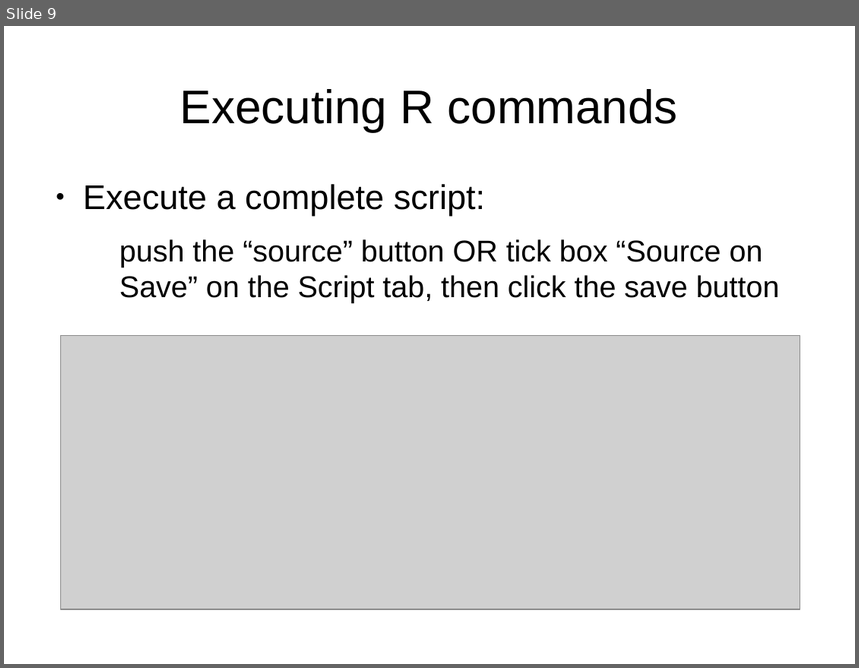
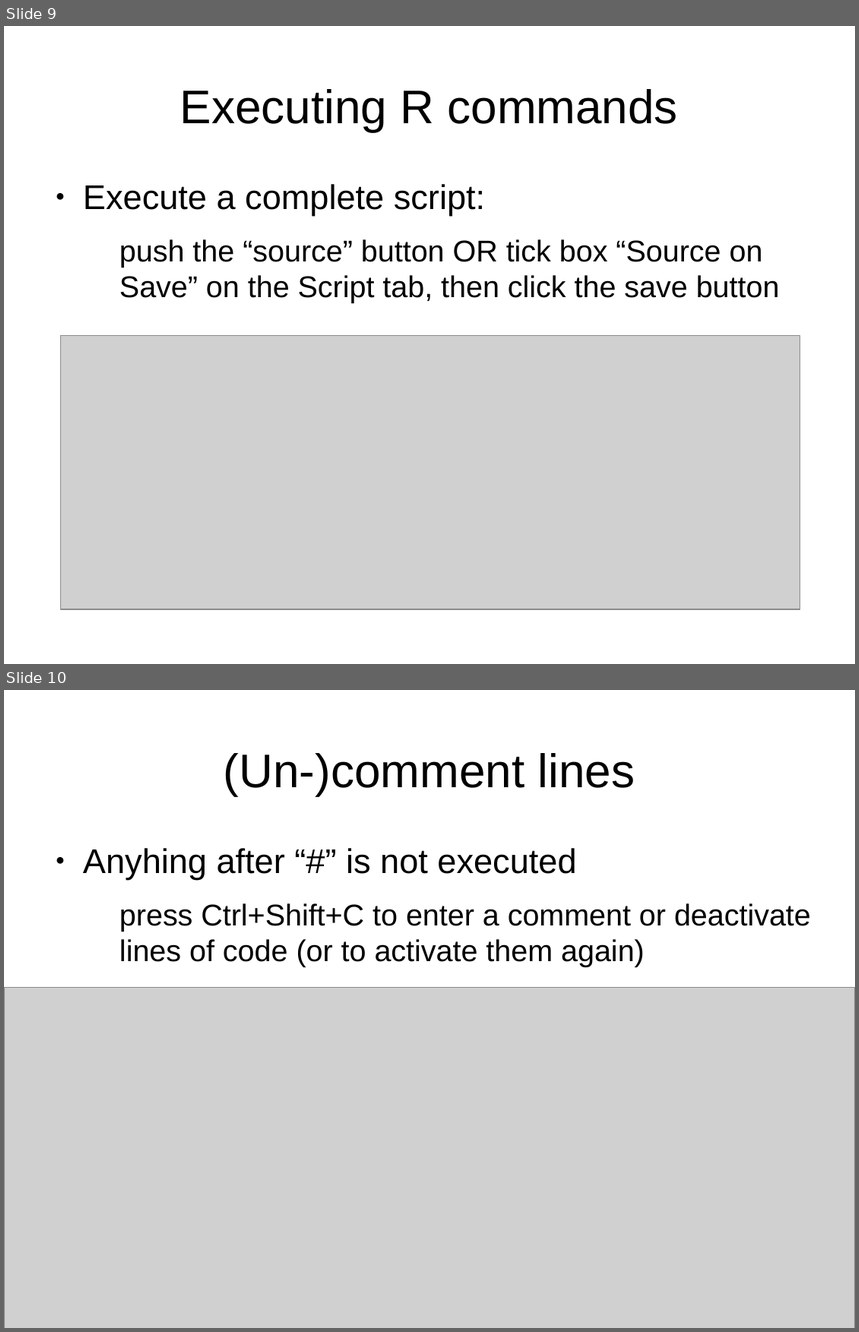
Before and after one commit to r-forge/opm, a slide deck: trunk/misc/doc/rstudio.odp. Shown one above the other, each under a label of ours: slide 9 before the commit, slides 9 and 10 after it. The pictures are 859x668 and 859x1332 pixels, drawn with LibreOffice and Linux fonts; fonts in the diff are those of the drawing; grey boxes stand for pictures. Boxes give left, top, right and bottom in pixels: in the first picture for what was removed or moved away, otherwise in the second. Text is boxed around its words. In the diff, an @@ line names an element or a change of style, - is before the commit and + after.

```diff
--- a/trunk/misc/doc/rstudio.odp
+++ b/trunk/misc/doc/rstudio.odp
@@ slide 10 added at [4,690,855,1328], background #FFFFFF @@
@@ title added at [224,753,636,796], 44 pt, text #000000 @@
+(Un-)comment lines
@@ text added at [83,848,811,967], 28 pt, text #000000 @@
+● Anyhing after “#” is not executed
+  press Ctrl+Shift+C to enter a comment or deactivate lines of code (or to activate them again)
@@ picture added at [4,988,855,1328] @@
```
Also in this commit, not shown: 3 other files.
